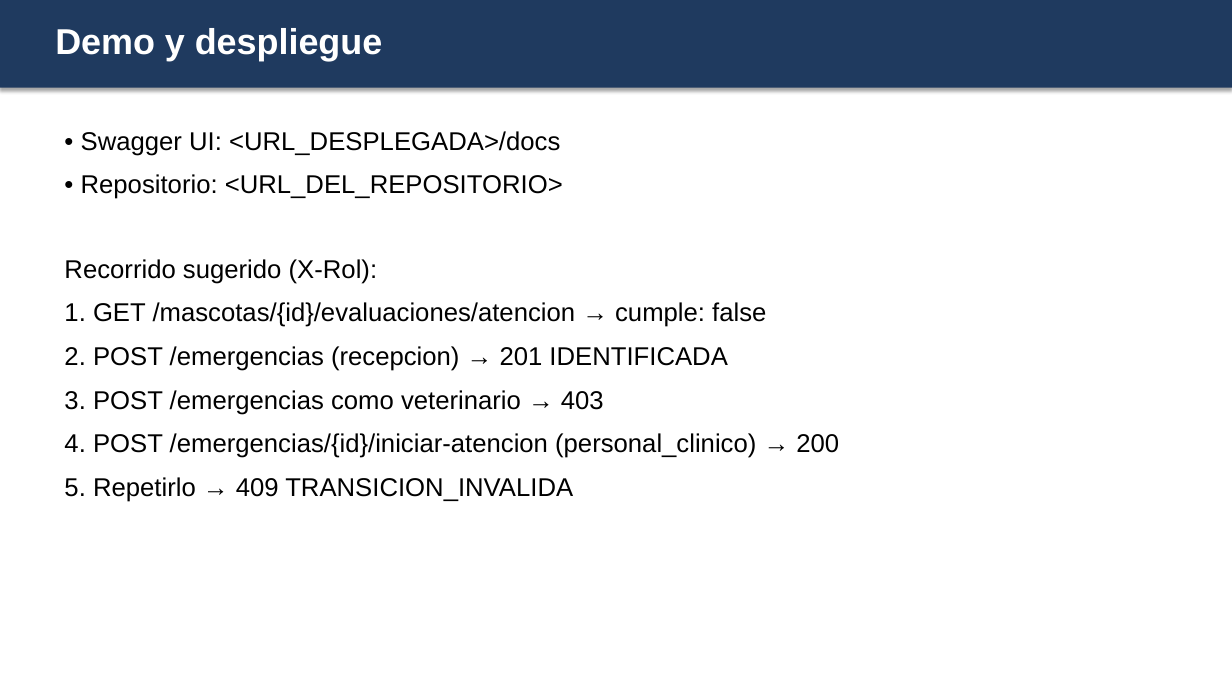
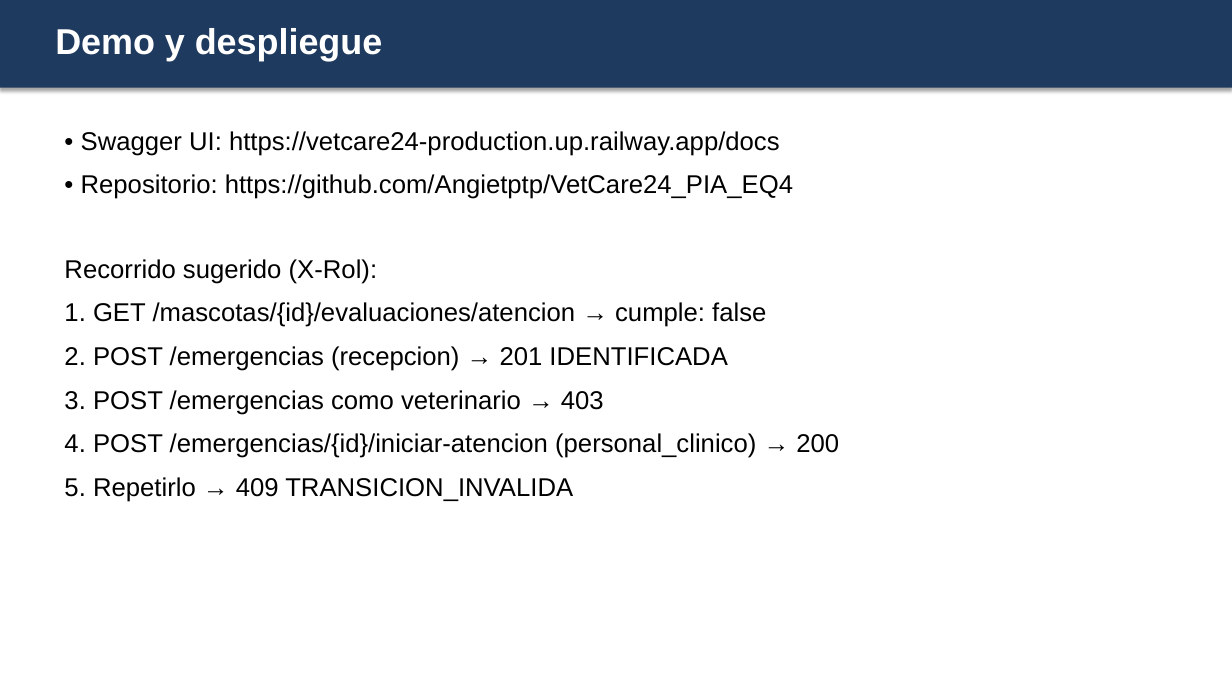
Before and after one commit to Angietptp/VetCare24_PIA_EQ4, a slide deck: slide 11 of docs/entrega/Presentacion_VetCare24_Equipo4.pptx (slide 10 before the commit). Drawn at 1232x693 pixels with LibreOffice and Linux fonts; fonts in the diff are those of the drawing. Boxes give left, top, right and bottom in pixels: in the first picture for what was removed or moved away, otherwise in the second. Text is boxed around its words. In the diff, an @@ line names an element or a change of style, - is before the commit and + after.

```diff
--- a/docs/entrega/Presentacion_VetCare24_Equipo4.pptx
+++ b/docs/entrega/Presentacion_VetCare24_Equipo4.pptx
@@ text at (x1=81, y1=131, x2=793, y2=199): text changed @@
-• Swagger UI: <URL_DESPLEGADA>/docs
-• Repositorio: <URL_DEL_REPOSITORIO>
+• Swagger UI: https://vetcare24-production.up.railway.app/docs
+• Repositorio: https://github.com/Angietptp/VetCare24_PIA_EQ4
```
Also in this commit, not shown: 5 other slides changed, 1 slide added, 54 other files.
